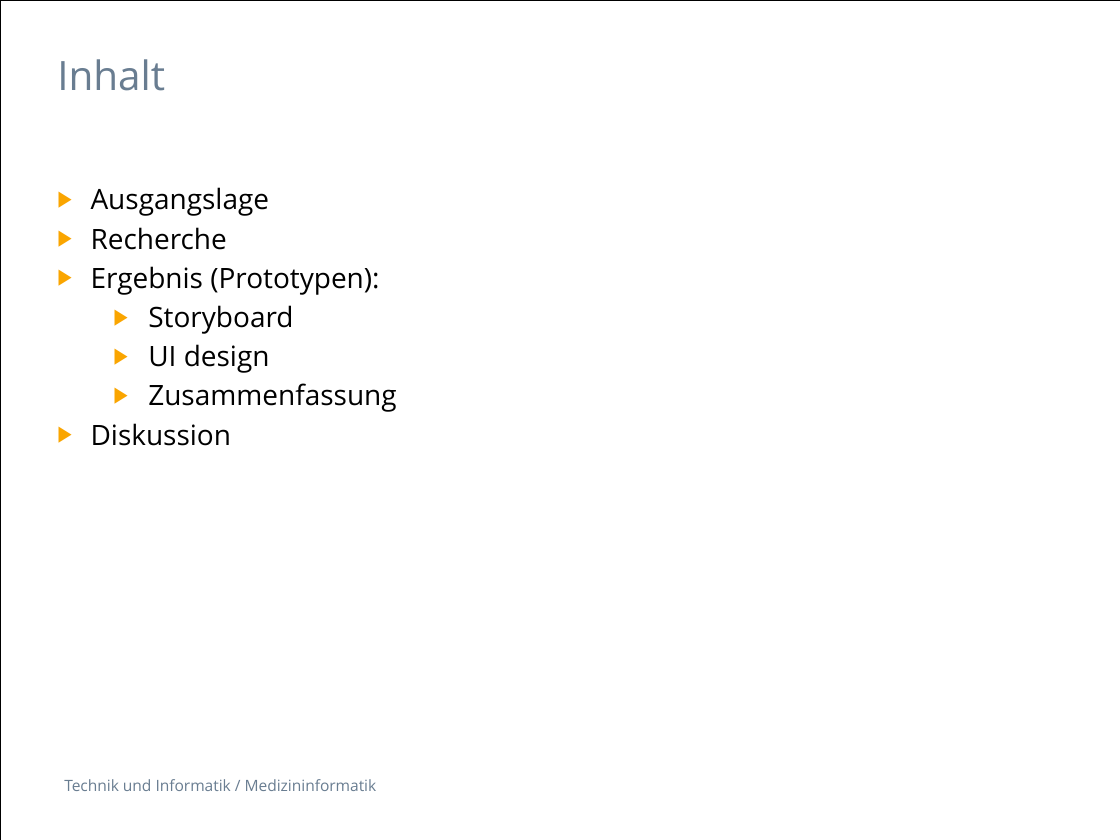
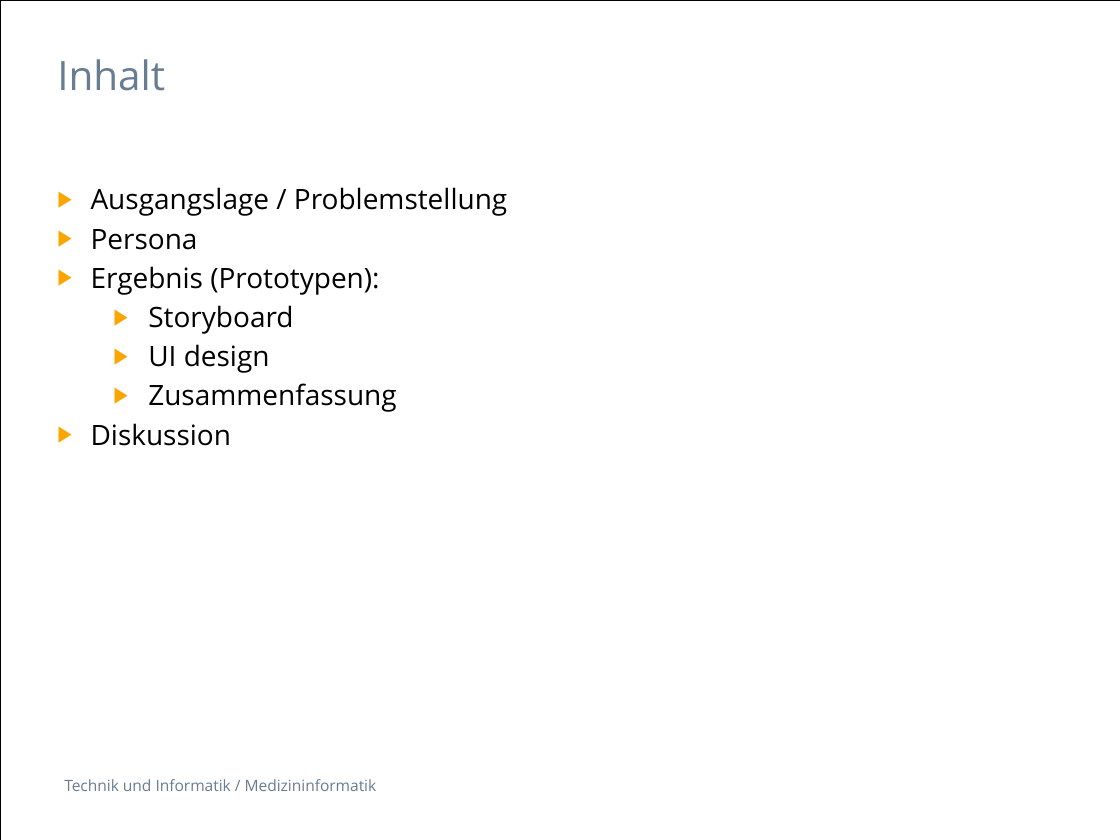
Before and after one commit to selvs1/ePsyDoc, a slide deck: slide 2 of doc/task-01/Präsentation/Task1_Doctor_Addiction.pptx. Drawn at 1120x840 pixels with LibreOffice and Linux fonts; fonts in the diff are those of the drawing. Boxes give left, top, right and bottom in pixels: in the first picture for what was removed or moved away, otherwise in the second. Text is boxed around its words. In the diff, an @@ line names an element or a change of style, - is before the commit and + after.

```diff
--- a/doc/task-01/Präsentation/Task1_Doctor_Addiction.pptx
+++ b/doc/task-01/Präsentation/Task1_Doctor_Addiction.pptx
@@ text at (91, 187, 507, 250): text changed @@
-▶ Ausgangslage
-▶ Recherche
+▶ Ausgangslage / Problemstellung
+▶ Persona
```
Also in this commit, not shown: 4 slides added, 2 slides removed, 2 other files.
